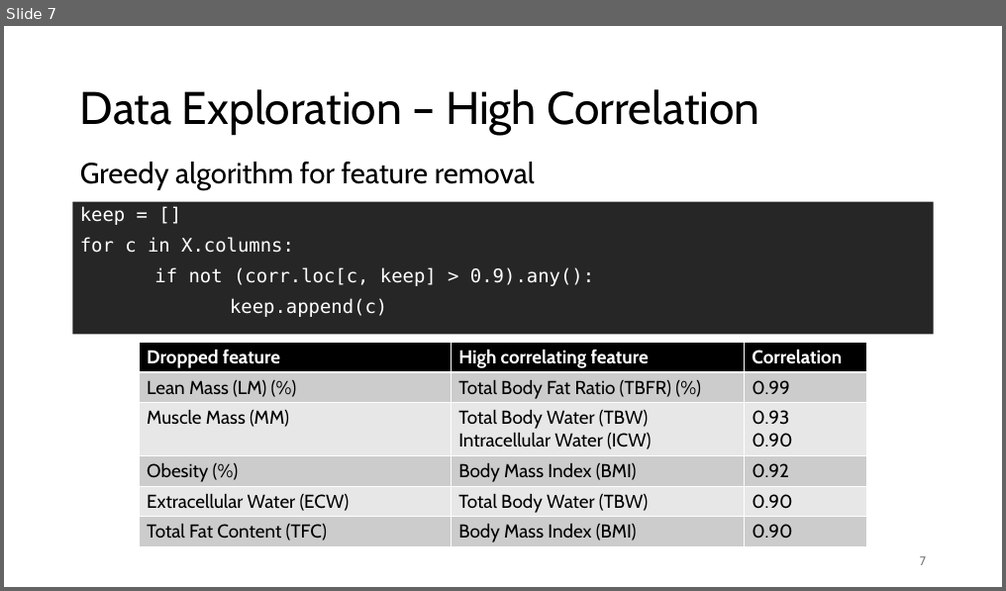
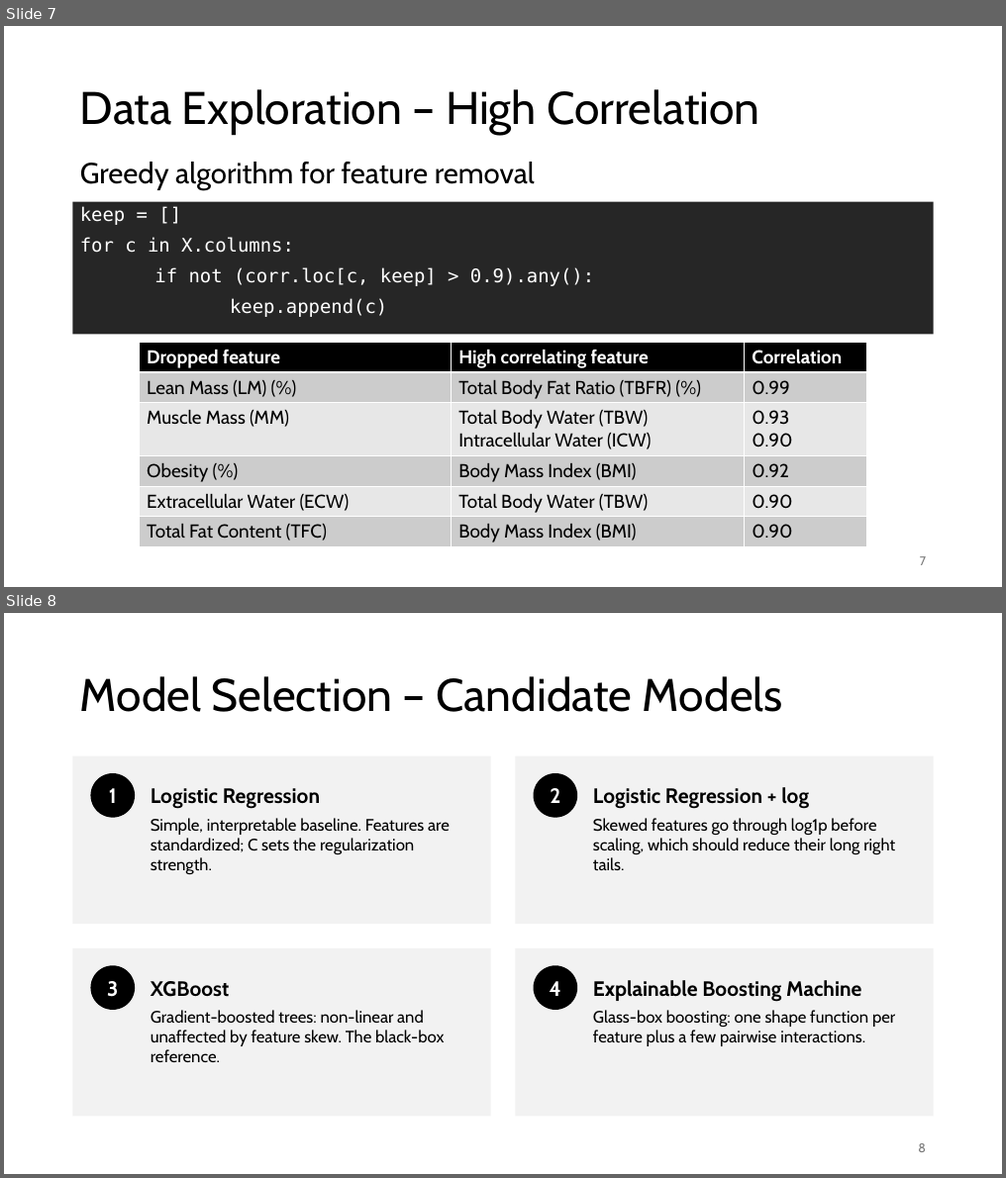
Before and after one commit to MatteoSoldini/DAT540_project, a slide deck: presentation.pptx. Shown one above the other, each under a label of ours: slide 7 before the commit, slides 7 and 8 after it. The pictures are 1006x591 and 1006x1178 pixels, drawn with LibreOffice and Linux fonts; fonts in the diff are those of the drawing. Boxes give left, top, right and bottom in pixels: in the first picture for what was removed or moved away, otherwise in the second. Text is boxed around its words. In the diff, an @@ line names an element or a change of style, - is before the commit and + after.

Commit message:
Update presentation

```diff
--- a/presentation.pptx
+++ b/presentation.pptx
@@ slide 8 added at box(4, 613, 1002, 1174), background #FFFFFF @@
@@ title added at box(80, 676, 783, 712), 44 pt, text #000000 @@
+Model Selection – Candidate Models
@@ rectangle added at box(73, 756, 491, 924), fill #F2F2F2, 16 pt, text #000000 @@
+Logistic Regression
+Simple, interpretable baseline. Features are standardized; C sets the regularization strength.
@@ rectangle added at box(515, 756, 934, 924), fill #F2F2F2, 16 pt, text #000000 @@
+Logistic Regression + log
+Skewed features go through log1p before scaling, which should reduce their long right tails.
@@ ellipse added at box(91, 773, 135, 817), fill #000000, 20 pt, text #FFFFFF, bold @@
+1
@@ ellipse added at box(534, 773, 577, 817), fill #000000, 20 pt, text #FFFFFF, bold @@
+2
@@ rectangle added at box(73, 949, 491, 1116), fill #F2F2F2, 16 pt, text #000000 @@
+XGBoost
+Gradient-boosted trees: non-linear and unaffected by feature skew. The black-box reference.
@@ ellipse added at box(91, 965, 135, 1010), fill #000000, 20 pt, text #FFFFFF, bold @@
+3
@@ rectangle added at box(515, 949, 934, 1116), fill #F2F2F2, 16 pt, text #000000 @@
+Explainable Boosting Machine
+Glass-box boosting: one shape function per feature plus a few pairwise interactions.
@@ ellipse added at box(534, 965, 577, 1010), fill #000000, 20 pt, text #FFFFFF, bold @@
+4
@@ page number added at box(918, 1144, 926, 1153), 12 pt, text #797979 @@
+8
```
Also in this commit, not shown: 11 other slides added, 2 slides removed, 1 other file.
